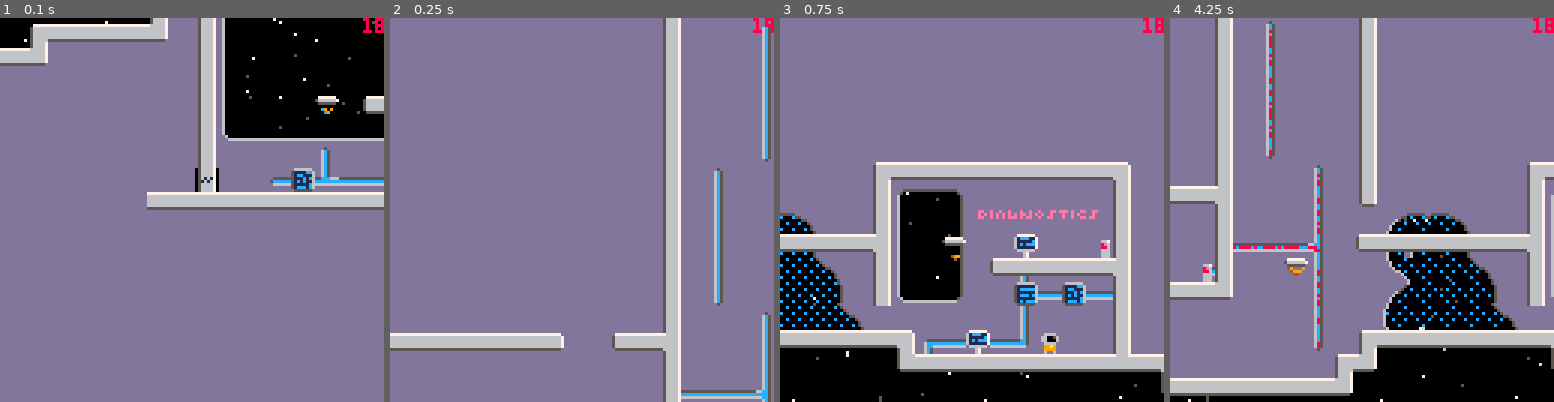
Above: before the commit, frames 1-4 (left to right).
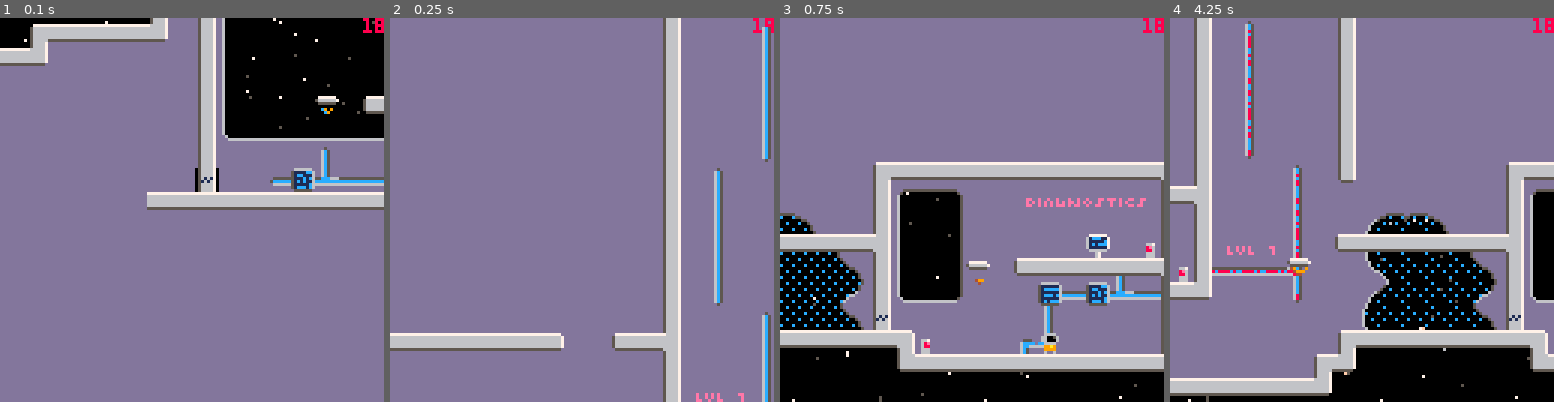
Above: after the commit, the same moments.

Repository: jgradim/gameoff-2020
Game: PICO-8 cartridge moonshot.p8
Same seed, same stepped clock (60 frames per second), same inputs: the game is played once before the commit and once after it.
Inputs:
- Up to frame 1 (0.1 s): no input
- Up to frame 2 (0.25 s): no input
- Up to frame 3 (0.75 s): tap X (X key) at 0.33 s; tap O (Z key) at 0.7 s
- Up to frame 4 (4.25 s): tap X (X key) at 1.07, 1.85, 2.97, 4.08 s; hold Right 1.6-2.1 s; tap O (Z key) every 0.4 s from 1.7 to 4.1 s; hold Up 2.15-2.42 s; hold Right 2.47-3.03 s; hold Left 3.08-3.58 s; hold Down 3.63-3.97 s; hold Right from 4.02 s (still down)

Frame 1 is identical in both runs. In frame 2, 0.5% of the frame differs, in the area x 75-98%, y 96-100%; in frame 3, 9.1%; in frame 4, 25%, in the area x 2-100%, y 0-99%.

Commit message:
init_animated, jammed door animation, wall labels, sfx rework

Diff:
--- a/moonshot.p8
+++ b/moonshot.p8
@@ -52,6 +52,7 @@
 anim_platform={23,24,25,26}
 anim_door_open={11,12,13,14,15,0}
 anim_door_close={0,15,14,13,12,11}
+anim_door_jammed={11,11,11,12,11,12}
 anim_bolt={39,40,41,42}
 
 function animate(e,freq,loop)
@@ -90,14 +91,23 @@
 
 msg_close_scren="    press ❎/x to exit"
 
----------------------
+-------------------
 ---player colors---
----------------------
+-------------------
 p_colors={
  red={[8]=8},
  yellow={[1]=0,[12]=5,[8]=9},
  blue={[8]=1,[12]=14,[6]=5},
  green={[8]=3,[10]=11}
+}
+
+-----------------
+---wall labels---
+-----------------
+--{text,x,y,color}
+wall_labels={
+ {"diagnostics",62*8+4,23*8+4,14},
+ {"lvl 1",44*8+4,25*8+4,14},
 }
 
 ------------------
@@ -238,16 +248,34 @@
  ---------------
  --diagnostics--
  ---------------
+ --cosmetics
+ local diag_jammed_door=init_animated({
+  x=68*8,
+  y=29*8,
+  w=8,
+  h=8,
+  anim=anim_door_jammed,
+  collide=block,
+ })
+
  --door
  local diag_door=init_door(
-  56*8,28*8,true
+  56*8,28*8,false
  )
 
- --button
+ --platforms
+ local diag_plt=init_platform(
+  60*8,26*8,8,8,
+  linear_delta_fn(
+   60*8,26*8-1,60*8,26*8+1
+  )
+ )
+
+ --buttons
  local diag_btn_door=init_interactable({
   sp=sp_button_right,
   sp_pal=pal_button_off,
-  x=65*8,
+  x=67*8,
   y=25*8,
   tooltip="❎",
 
@@ -264,39 +292,33 @@
   end,
  })
 
- local diag_plt=init_platform(
-  59*8,25*8,8,8,
-  linear_delta_fn(
-   --59,25 <-> 59,28
-   --59*8,25*8,59*8,29*8
-   59*8,25*8,59*8,25*8+1
-  )
- )
-
- --screens
- local diag_screen_low=init_interactable({
-  sp=sp_screen,
-  x=60*8,
+ local diag_btn_plt=init_interactable({
+  sp=sp_button_left,
+  sp_pal=pal_button_off,
+  x=58*8,
   y=29*8,
   tooltip="❎",
-  msg=
-   "> platform start\n\n"..
-   "activating diagnostics\nplatform...\n\n"..
-   "platform active\n\n\n\n\n"..
-   msg_close_scren,
-
-  on_msg_end=function(s)
+
+  active=false,
+
+  on_button_press=function(b)
+   if b.active then return end
+
+   play_sfx("platform_on")
+   b.tooltip=nil
+   b.active=true
+   b.sp_pal=pal_button_on
+
    diag_plt.delta_fn=linear_delta_fn(
-    59*8,25*8,59*8,29*8
+    60*8,26*8,60*8,28*8
    )
-   s.msg="\n\n\n\n\n\n"..msg_close_scren
-   s.tooltip=nil
   end,
  })
 
+ --screens
  local diag_screen_high=init_interactable({
   sp=sp_screen,
-  x=62*8,
+  x=65*8,
   y=25*8,
   tooltip="❎",
   msg=
@@ -318,8 +340,8 @@
  local corridor_plt=init_platform(
   59*8,25*8,8,8,
   linear_delta_fn(
-   --46,22 <-> 45,29
-   46*8,26*8,46*8,26*8+1
+   --47,22 <-> 47,29
+   47*8,26*8,47*8,26*8+1
   )
  )
 
@@ -333,21 +355,17 @@
   active=false,
 
   on_button_press=function(b)
+   if b.active then return end
+
+   play_sfx("platform_on")
    b.tooltip=nil
-   b.active=not b.active
-   b.sp_pal=b.active
-    and pal_button_on
-    or pal_button_off
-
-   corridor_plt.delta_fn=b.active
-    and linear_delta_fn(
-     46*8,22*8,46*8,29*8
+   b.active=true
+   b.sp_pal=pal_button_on
+
+   corridor_plt.delta_fn=
+    linear_delta_fn(
+     47*8,22*8,47*8,27*8
     )
-    or linear_delta_fn(
-     46*8,26*8,46*8,26*8+1
-    )
-
-   toggle_door(diag_door,b.active)
   end,
  })
 
@@ -359,11 +377,12 @@
   -- plt0,plt1,plt2,plt3,plt4,
 
   -- dianostics
+  diag_jammed_door,
   diag_door,
+  diag_plt,
   diag_btn_door,
-  diag_screen_low,
+  diag_btn_plt,
   diag_screen_high,
-  diag_plt,
 
   -- corridor
   corridor_plt,
@@ -473,10 +492,9 @@
  draw_fxs()
 
  --tiny text
- print_tiny(
-  "diagnostics",
-  60*8+4,24*8,14
- )
+ for wl in all(wall_labels) do
+  print_tiny(wl[1],wl[2],wl[3],wl[4])
+ end
 
  --mechanics
  foreach(mcns,draw)
@@ -1530,6 +1548,28 @@
  print(s2,x+35,y+h-14,12)
 end
 
+function init_animated(opts)
+ return instance({
+  x=0,
+  y=0,
+  sp=0,
+  anim_cursor=1,
+  anim={},
+  anim_freq=5,
+  anim_loop=true,
+
+  update=function(a)
+   animate(
+    a,a.anim_freq,a.anim_loop
+   )
+  end,
+
+  draw=function(a)
+   spr(a.sp,a.x,a.y)
+  end,
+ }, opts)
+end
+
 function init_interactable(opts)
  local original_freq=
   opts.msg_freq or 1
@@ -1974,9 +2014,10 @@
  jump={i=1,o=0,l=6},
  land={i=2,o=0,l=2},
  door_open={i=3,o=0,l=3},
- door_close={i=4,o=0,l=3},
- text_type_slow={i=5,o=0,l=4},
- text_type_fast={i=5,o=4,l=4},
+ door_close={i=3,o=4,l=3},
+ platform_on={i=3,o=8,l=2},
+ text_type_slow={i=4,o=0,l=4},
+ text_type_fast={i=4,o=4,l=4},
 }
 
 function play_sfx(_sfx)
@@ -2039,12 +2080,12 @@
 __gfx__
 00000000000000000000000000666600000000000000000000000000006666000777777000000000000000000566667005666670056666700561617000101000
 00000000006666000066660006611c600066660000000000006666000611cc6061ccc11700000000000000000566667005666670056161700010100000000000
-0000000006611c6006611c600661116006611c600066660006611c60511111c6611111c766700000000006670566667005616170001010000000000000000000
-000000000661116006611160006666000661116006611c60066111605111111661c1ccc763b00000000003b60561617000101000000000000000000000000000
-0000000000666600006666000088a800006666000661116077666600051111506111111763300000000003360516167000010100000000000000000000000000
-000000000088a8000088a800008888000088a800006666007788a800005555000666666066600000000006660566667005111670000101000000000000000000
-00000000008888000088880006000060068888000088a8000a8888000088a8000006700066600000000006660566667005666670051616700001010000000000
-00000000006006000060006000000000000006000688886090600600008888000006700066600000000006660566667005666670056666700516167000010100
+0000000006611c6006611c600661116006611c600066660006611c60511111c6611111c700000000000000000566667005616170001010000000000000000000
+000000000661116006611160006666000661116006611c60066111605111111661c1ccc706670000000066700561617000101000000000000000000000000000
+0000000000666600006666000088a8000066660006611160776666000511115061111117063b000000003b600516167000010100000000000000000000000000
+000000000088a8000088a800008888000088a800006666007788a800005555000666666006330000000033600566667005161670000101000000000000000000
+00000000008888000088880006000060068888000088a8000a8888000088a8000006700006660000000066600566667005666670051616700001010000000000
+00000000006006000060006000000000000006000688886090600600008888000006700006660000000066600566667005666670056666700516167000010100
 00000777777770000000000000000000000000007777770000000000077777700777777007777770077777700000777770000000000000000057777777000000
 0007777777777777770000000000000000000077666666770000000056666667566666675666666756666667007777777777700000000000057bbbbbbb700000
 007776767676777777777770000000000000666666656666770000000555555005555550055555500555555007777667677777777000000057bbbbbbbbb70000
@@ -2093,14 +2134,14 @@
 d566667dd566667dd56666655666667d5666667d0566667dd5666670dd6ff66666f45ddd66ff5ddddd645ddddd60000000000000000005dd0000000000000000
 dd5555ddd566667dd566667dd566667dd566667d0566667dd566667cdd6f5ddddd6f5ddddd645ddddd6f5dddddd666666666666666666ddd0000000000000000
 ddddddddd566667dd566667dd566667dd566667d0566667dd5666670dd6f5ddddd6f5ddddd645ddddd6f5ddddddddddddddddddddddddddd0000000000000000
-d77777777777777dd56666677666667dd5666677c566667dd5666670dd645ddddd6f5ddddddddddddd645dddd666666dd666666d000000000000000000000000
-5666666666666667d56666666666667dd56666660566667dd5666670dd645ddddd6f5ddddddddddddd645ddd51111ff651111116000000000000000000000000
-5666666666666667d56666666666667d556666660566667dd566667cdd6f5ddddd645ddddddddddddd645ddd5144111651ffff46000000000000000000000000
-5666666666666667d56666666666667df56666660566667dd5666670dd6f455555445ddddddddddddd645ddd5111414651111116000000000000000000000000
-5666666666666667d56666666666667d65666666c566667dd5666670dd6f44fff44f5ddddddddddddd6f5ddd51f14116514441f6000000000000000000000000
-d55555555555555ddd555555555555ddd56666650566667dd5666676ddd666666666dddddddddddddd6f5ddd5111114651111116000000000000000000000000
-ddddddddddddddddddddddddddddddddd566667d6566667dd566667dddddddddddddddddddddddddddd5dddd51fff14651f14446000000000000000000000000
-ddddddddddddddddddddddddddddddddd566667dd566667dd566667dddddddddddddddddddddddddddddddddd555555dd555555d000000000000000000000000
+d77777777777777dd56666677666667dd5666677c566667dd5666670dd645ddddd6f5ddddddddddddd645dddd666666dd666666ddddddddd0000000000000000
+5666666666666667d56666666666667dd56666660566667dd5666670dd645ddddd6f5ddddddddddddd645ddd51111ff651111116dddddddd0000000000000000
+5666666666666667d56666666666667d556666660566667dd566667cdd6f5ddddd645ddddddddddddd645ddd5144111651ffff46dddd66dd0000000000000000
+5666666666666667d56666666666667df56666660566667dd5666670dd6f455555445ddddddddddddd645ddd5111414651111116ddd59a6d0000000000000000
+5666666666666667d56666666666667d65666666c566667dd5666670dd6f44fff44f5ddddddddddddd6f5ddd51f14116514441f6ddd5996d0000000000000000
+d55555555555555ddd555555555555ddd56666650566667dd5666676ddd666666666dddddddddddddd6f5ddd5111114651111116dddd55dd0000000000000000
+ddddddddddddddddddddddddddddddddd566667d6566667dd566667dddddddddddddddddddddddddddd5dddd51fff14651f14446dddddddd0000000000000000
+ddddddddddddddddddddddddddddddddd566667dd566667dd566667dddddddddddddddddddddddddddddddddd555555dd555555ddddddddd0000000000000000
 0e0e00000e0e0e000077777777777700dd777777777777dd000000000000000000000000ddddddddddddddddddddddddc0002000c0002000dddddddddddddddd
 e0ee0000e0e0eeee0566666666666670d56666666666667d000000000000000000000000ddddddddd555555ddddddddd0000000000000000dddddddddddddddd
 e0ee00000ee0eeee0566666666666670d56666666666667d000000000000000000000000ddddddd550c000c55ddddddd00c000c000c000c0dddddddddddddddd
@@ -2321,24 +2362,24 @@
 92a4a4a4a4a4b67179797979797979797979797979797979797979797979797979797979797979797979795079577979795079797979797979797979797979797979797979797979797979797979797979797979797979797979797979797979797979797979797979797979797979797979797979797979797984a493000000
 00000000008295797979797979797979797979797979797979797979797979797979797979797979797979507957797979507979797979797979797979797979797979797979797979797979797979797979797979797979797979797979797979797979797979797979797979797979797979797979797984a4930000000000
 0000000082957979797979797979797979797979797979797979797979797979797979797979797979797950797a79797950797979797979797979797979797979797979797979797979797979797979797979797979797979797979797979797979797979797979797979797979797979797979797984a49300000000000000
-00824040957979797979797979797979797979797979797979797979797979797979797979797979797979507979796a795079797979797962404040404040404040637979797979797979797979797979797979797979797979797979797979797979797979797979797979797979797979797984a493000000000000000000
-00a2797979797979797979797979797979797979797979797962404040404040404040404040717979704051797979587960797979797979504b4c4d79797979797950797979797979797979797979797979797979797979797979797979797979797979797979797979797979797979797984a4930000000000000000000000
-00a2797979797979797972404040404040404040404040404073797979797979797979797979797979797950797979577979898a8a8b7979505b5c5d7979797979795079797979797979797979797979797979797979797979797979797979797979797979797979797979797979797984a49300000000000000000000000000
-0092a4a485797979797979797979797979794b4c4c4c4c4c4d79797979797979797979797979797979797954484847697970444445464040515b5c5d797979797979507979797979797979797979797979797979797979797979797979797979797979797979797979797979797984a493000000000000000000000000000000
-0000000092857979797979797979797979795b5c5c5c5c5c5d79797979797979797979898a8a8a8b79797953797979587979a98d9a9c8b79505b5c5d79704340404051797979797979797979797979797979797979797979797979797979797979797979797979797979797984a4930000000000000000000000000000000000
-0000000000928579797979797979797979795b5c5c5c5c5c5d79707179797071797979999a9a9a9b79704073797979577979899d9a9a9b79506b6c6d79797c477b485379797979797979797979797979797979797979797979797979797979797979797979797979797984a49300000000000000000000000000000000000000
-00000000000092a4a4a4a4857979797979795b5cb4a4b55c5d79797979797979797979a98d8caaab79797979797979587979999a9a9a9c8b79797979797958797979507979797979797979797979797979797979797979797979797979797979797979797979797984a493000000000000000000000000000000000000000000
-000000000000000000000092a485797979796b6c6c6c6c6c6d79797979797979797979899d9c8b79797979797979797a7984a4a4a4a4a4a4a485674879477879797950797979797979797979797979797979797979797979797979797979797979797979797984a4930000000000000000000000000000000000000000000000
-0000000000000000000000000092a485797979797979797979797979797979797979899d9a9a9c8b797979797979797984930000000000000092a4a4a4a4a4a4a4a4a5a4857979797979797979797979797979797979797979797979797979797979797984a49300000000000000000000000000000000000000000000000000
-00000000000000000000000000000092a4a4a4a4a4a4a4a4a4a4a4a4a4a4a4a4a4a4a4a4a4a4a4a4a4a4a4a4a4a4a4a4930000000000000000000000000000000000000092a4a4a4a4a4a4a4a4a4a4a4a4a4a4a4a4a4a4a4a4a4a4a4a4a4a4a4a4a4a4a493000000000000000000000000000000000000000000000000000000
-…(11 lines of a section not shown)…
+00824040957979797979797979797979797979797979797979797979797979797979797979797979797979507979796a796079797979797962404040404040404040404063797979797979797979797979797979797979797979797979797979797979797979797979797979797979797979797984a493000000000000000000
+00a2797979797979797979797979797979797979797979797962404040404040404040404040717979704051797979587979797979797979504b4c4d79797979797979795079797979797979797979797979797979797979797979797979797979797979797979797979797979797979797984a4930000000000000000000000
+00a2797979797979797972404040404040404040404040404073797979797979797979797979797979797950797979577979898a8a8b7979505b5c5d7979797979797979507979797979797979797979797979797979797979797979797979797979797979797979797979797979797984a49300000000000000000000000000
+0092a4a485797979797979797979797979794b4c4c4c4c4c4d79797979797979797979797979797979797950797979577970444545454640515b5c5d797979797979797950797979797979797979797979797979797979797979797979797979797979797979797979797979797984a493000000000000000000000000000000
+0000000092857979797979797979797979795b5c5c5c5c5c5d79797979797979797979898a8a8a8b79797954484848697979a98d9a9a9c8b505b5c5d79797040404043405179797979797979797979797979797979797979797979797979797979797979797979797979797984a4930000000000000000000000000000000000
+0000000000928579797979797979797979795b5c5c5c5c5c5d79707179797071797979999a9a9a9b797040737979797a7979899d9a9a8cab506b6c6d7979797c477b4948537979797979797979797979797979797979797979797979797979797979797979797979797984a49300000000000000000000000000000000000000
+00000000000092a4a4a4a4857979797979795b5cb4a4b55c5d79797979797979797979a98d8caaab79797979797979797979999a9a9a9c8b79797979797979587979797950797979797979797979797979797979797979797979797979797979797979797979797984a493000000000000000000000000000000000000000000
+000000000000000000000092a485797979796b6c6c6c6c6c6d79797979797979797979899d9c8b7979797979797979797984a4a4a4a4a4a4a485797979796778797979797979797979797979797979797979797979797979797979797979797979797979797984a4930000000000000000000000000000000000000000000000
+0000000000000000000000000092a485797979797979797979797979797979797979899d9a9a9c8b797979797979797984930000000000000092a4a4a4a4a4a4a4a4a4a4a4a4a4a4a4a4a4a4a4a4a4a4a4a4a4a4a4a4a4a4a4a4a4a4a4a4a4a4a4a4a4a4a4a49300000000000000000000000000000000000000000000000000
+00000000000000000000000000000092a4a4a4a4a4a4a4a4a4a4a4a4a4a4a4a4a4a4a4a4a4a4a4a4a4a4a4a4a4a4a4a49300000000000000000000000000000000000000000000000000000000000000000000000000000000000000000000000000000000000000000000000000000000000000000000000000000000000000
+…(11 lines of a section not shown)…
Not shown, changed: the sound effects (__sfx__) section of moonshot.p8
Not shown, changed: res/moonshot.aseprite
